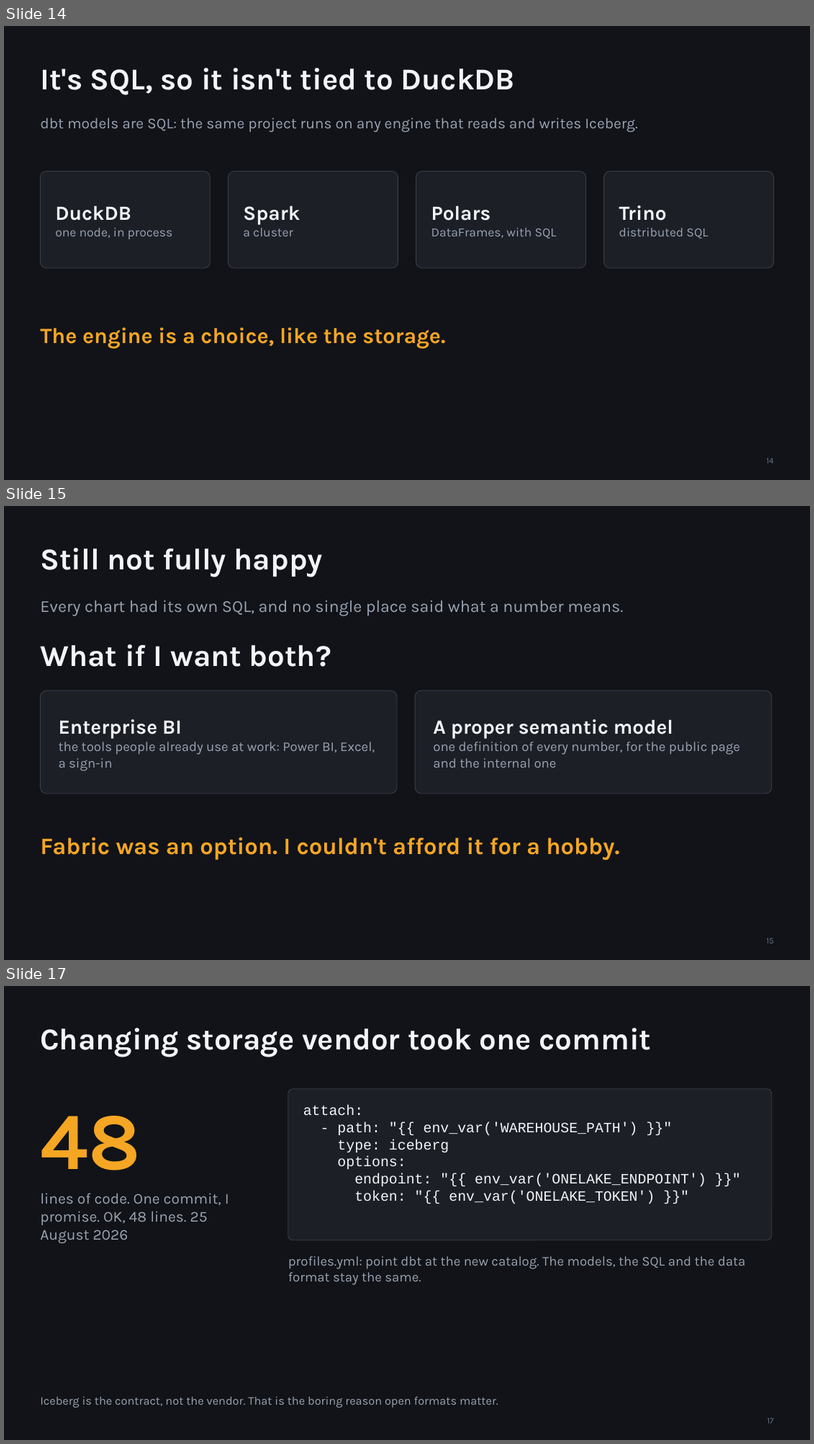
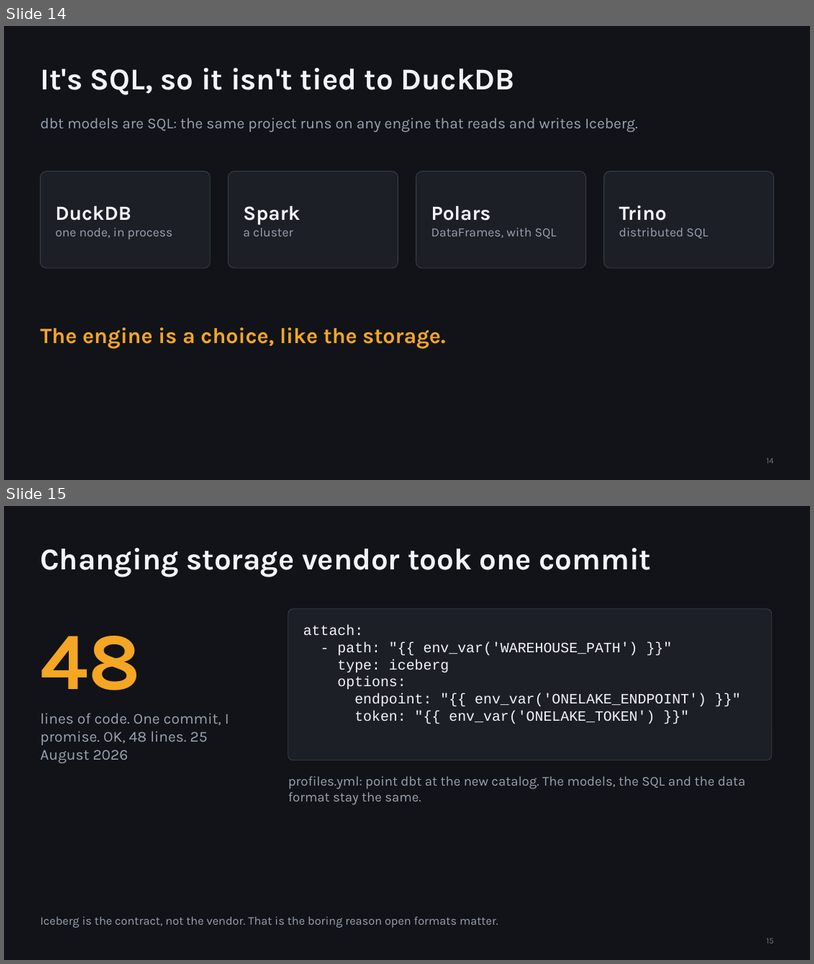
Before and after one commit to djouallah/presentations, a slide deck: analytics-as-code/analytics-as-code.pptx. Shown one above the other, each under a label of ours: slides 14, 15 and 17 before the commit, slides 14 and 15 after it; the slides between them are not shown. The pictures are 814x1444 and 814x964 pixels, drawn with LibreOffice and Linux fonts; fonts in the diff are those of the drawing. Boxes give left, top, right and bottom in pixels: in the first picture for what was removed or moved away, otherwise in the second. Text is boxed around its words. In the diff, an @@ line names an element or a change of style, - is before the commit and + after.

```diff
--- a/analytics-as-code/analytics-as-code.pptx
+++ b/analytics-as-code/analytics-as-code.pptx
@@ slide 15 removed at bbox=[4, 506, 810, 960], background #111318 @@
@@ title removed at bbox=[40, 548, 323, 577] @@
-Still not fully happy
@@ text removed at bbox=[40, 600, 623, 616] @@
-Every chart had its own SQL, and no single place said what a number means.
@@ text removed at bbox=[40, 644, 332, 667] @@
-What if I want both?
@@ rounded rectangle removed at bbox=[40, 690, 397, 793] @@
@@ rounded rectangle removed at bbox=[415, 690, 772, 793] @@
@@ text removed at bbox=[59, 719, 375, 771] @@
-Enterprise BI
-the tools people already use at work: Power BI, Excel, a sign-in
@@ text removed at bbox=[433, 719, 741, 767] @@
-A proper semantic model
-one definition of every number, for the public page and the internal one
@@ text removed at bbox=[40, 836, 620, 860] @@
-Fabric was an option. I couldn't afford it for a hobby.
@@ page number removed at bbox=[766, 938, 774, 943] @@
-15
@@ what was slide 17 is now slide 15 @@
@@ page number at bbox=[766, 938, 774, 943]: text changed @@
-17
+15
```
Also in this commit, not shown: 1 slide changed, 2 slides added, 1 other slide removed, 2 other files.
